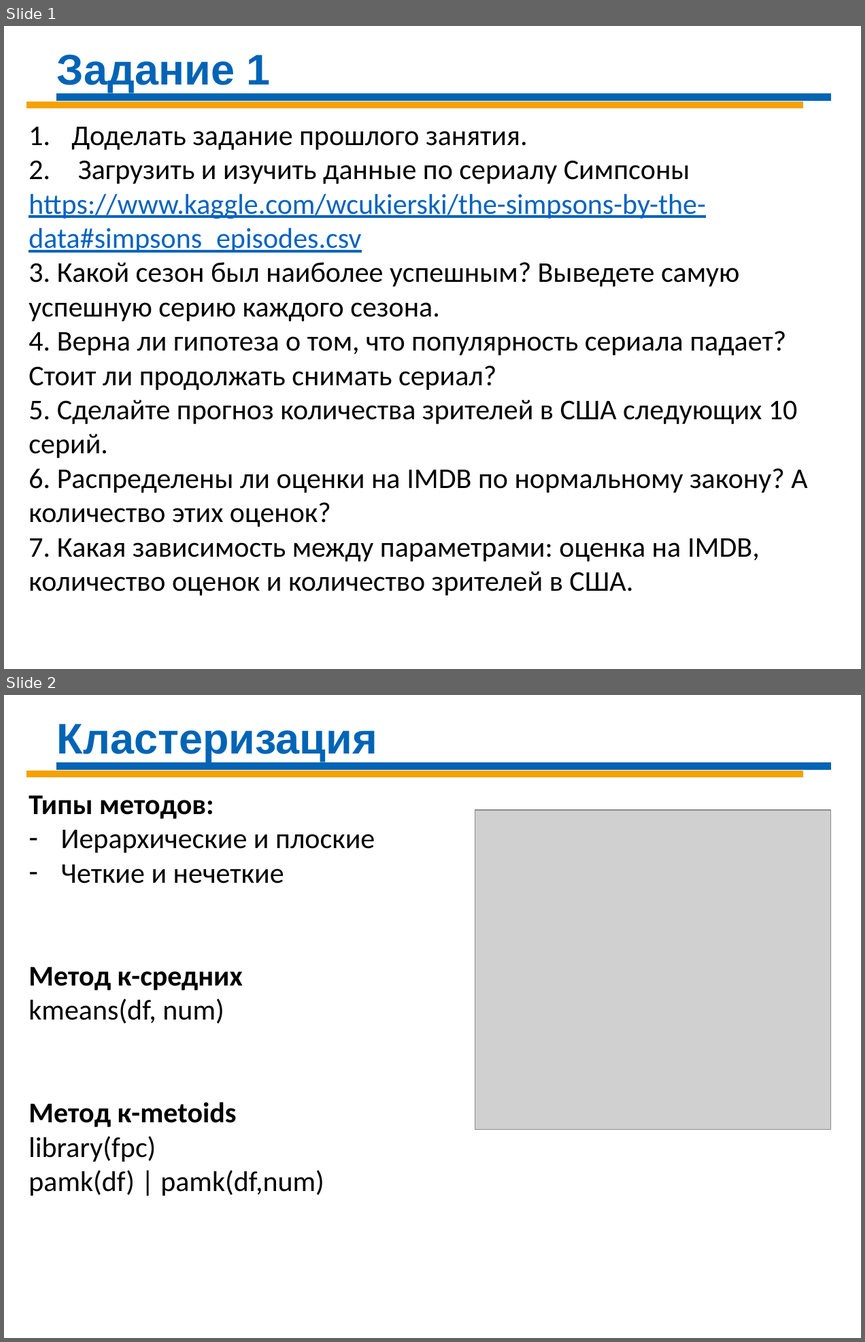
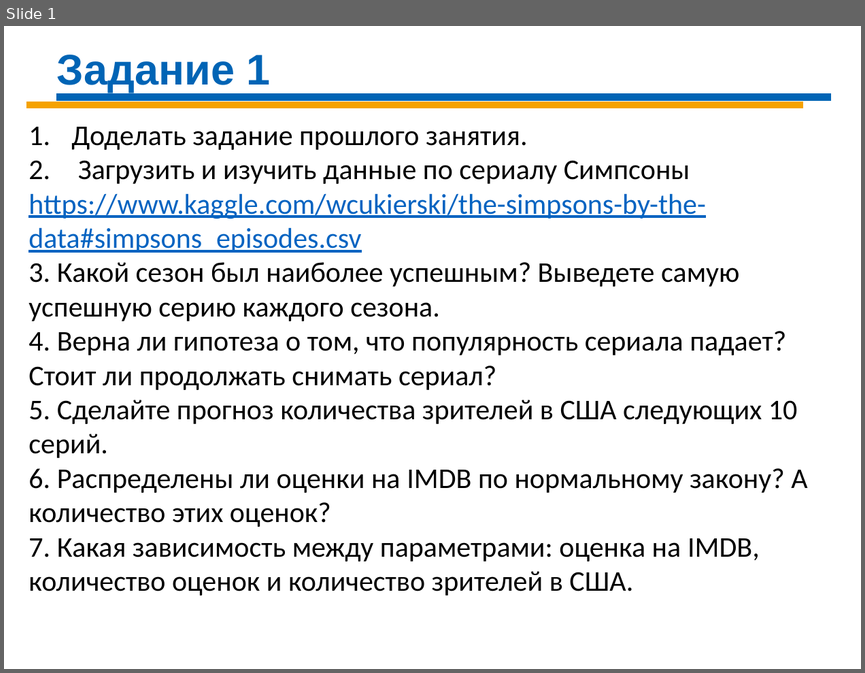
Before and after one commit to Demolis/Infopulse, a slide deck: Tue-Thr/DS-Day-07 R.pptx. Shown one above the other, each under a label of ours: slides 1 and 2 before the commit, slide 1 after it. The pictures are 865x1342 and 865x673 pixels, drawn with LibreOffice and Linux fonts; fonts in the diff are those of the drawing; grey boxes stand for pictures. Boxes give left, top, right and bottom in pixels: in the first picture for what was removed or moved away, otherwise in the second. Text is boxed around its words. In the diff, an @@ line names an element or a change of style, - is before the commit and + after.

```diff
--- a/Tue-Thr/DS-Day-07 R.pptx
+++ b/Tue-Thr/DS-Day-07 R.pptx
@@ slide 2 removed at bbox=[4, 695, 861, 1338], background #FFFFFF @@
@@ text removed at bbox=[57, 724, 377, 762] @@
-Кластеризация
@@ line removed from (26, 774) to (802, 774) @@
@@ line removed from (56, 766) to (831, 766) @@
@@ text removed at bbox=[28, 795, 375, 1195] @@
-Типы методов:
-– Иерархические и плоские
-– Четкие и нечеткие
-Метод к-средних
-kmeans(df, num)
-Метод к-metoids
-library(fpc)
-pamk(df) | pamk(df,num)
@@ picture removed at bbox=[475, 810, 831, 1130] @@
```
Also in this commit, not shown: 1 other slide removed, 3 other files.
